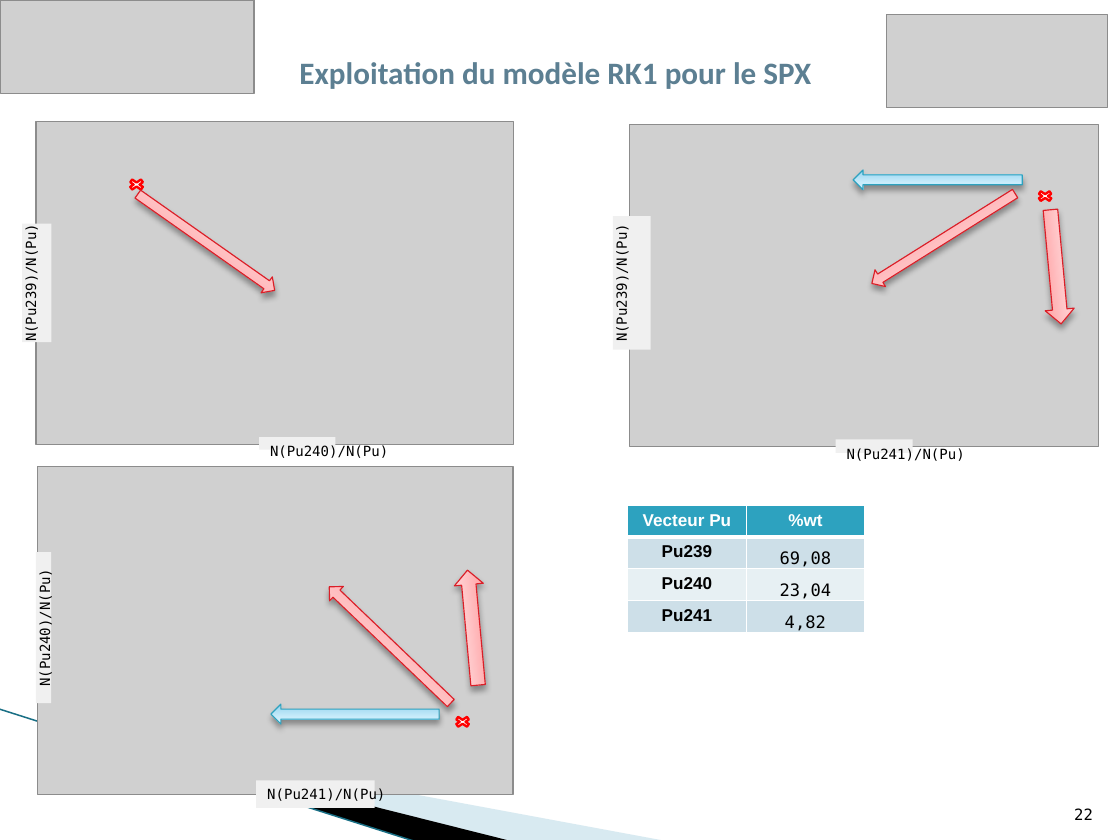
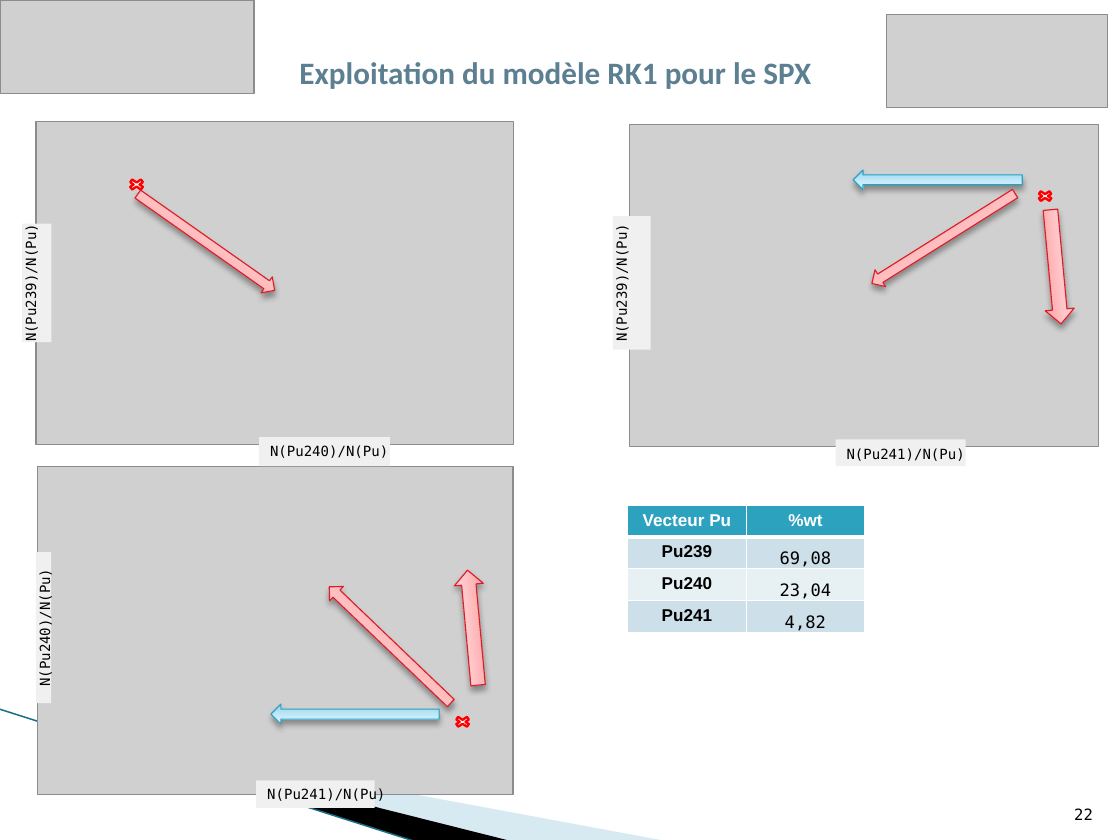
Before and after one commit to phjacquet/physor-smr-fbo, a slide deck: slide 22 of Fabien/ppt soutenance FBO.pptx. Drawn at 1120x840 pixels with LibreOffice and Linux fonts; fonts in the diff are those of the drawing; grey boxes stand for pictures; background and template pictures are left out. Boxes give left, top, right and bottom in pixels: in the first picture for what was removed or moved away, otherwise in the second. Text is boxed around its words. In the diff, an @@ line names an element or a change of style, - is before the commit and + after.

```diff
--- a/Fabien/ppt soutenance FBO.pptx
+++ b/Fabien/ppt soutenance FBO.pptx
@@ rectangle "N(Pu240)/N(Pu)": place and size @@
-rectangle "N(Pu240)/N(Pu)" at [259, 437, 335, 449]
+rectangle "N(Pu240)/N(Pu)" at [259, 437, 390, 466]
@@ rectangle "N(Pu241)/N(Pu)": place and size @@
-rectangle "N(Pu241)/N(Pu)" at [836, 439, 913, 452]
+rectangle "N(Pu241)/N(Pu)" at [836, 439, 965, 466]
```
Also in this commit, not shown: 17 other slides changed, 1 slide added.
